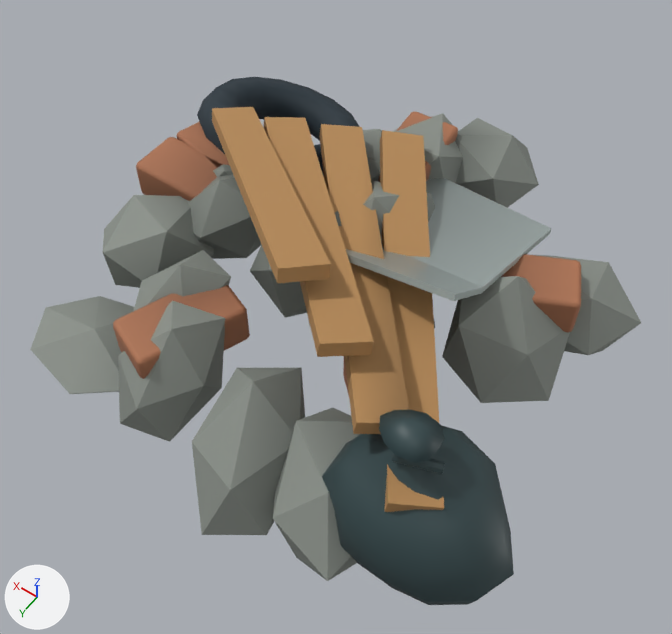
The glTF model public/assets/models/industrial-waste-low.glb as it was, and as the next commit left it.
Before and after are seen from a 50 mm lens placed at (-0.697, 0.975, 1.527), pointed at (-0.057, 0.079, 0.118). The axes (+X, +Y, +Z) are drawn at lower left. The lights are the same throughout. The older version comes first. Where no turn or scale is listed for an object, it has been applied to the vertices. Vertices at exactly the same position are counted once.

The first picture shows 'bent metal sheet', 'broken hollow brick', 'creased tied refuse sack', 'discarded pallet slat', 'discarded tyre', 'fractured concrete'.
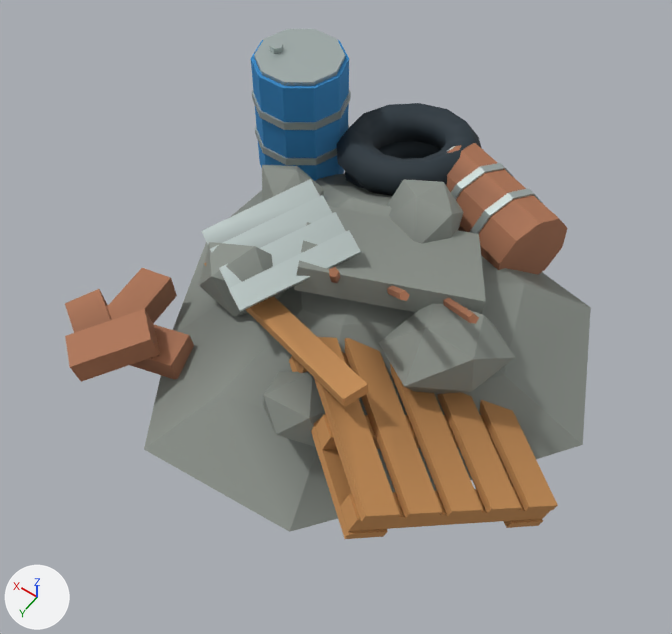
What differs and where, as boxes [x1, y1, x2, y2] in the pictures (672 x 634 px):
'fractured concrete', deleted
    before: [30, 113, 641, 581]
'rubble mound', added
    after: [144, 165, 591, 532]
'discarded pallet slat', deleted
    before: [212, 107, 444, 512]
'pallet deck board', added
    after: [204, 263, 558, 539]
'creased tied refuse sack', deleted
    before: [322, 410, 514, 605]
'bent rebar', added
    after: [65, 143, 568, 382]
'drum rolling hoop', added
    after: [201, 29, 541, 312]
'discarded tyre', reshaped, moved, turned
    before: [197, 77, 360, 174]
    after: [337, 103, 481, 196]
'broken hollow brick', deleted
    before: [113, 111, 581, 395]
'bent metal sheet', deleted
    before: [346, 178, 551, 301]
'steel drum', added (blue)
    after: [251, 40, 349, 181]

The change, as a list of edits to the scene's bpy script:
```text
Add mat_eco_blue:
    mat_eco_blue = bpy.data.materials.new('eco.blue')
    # nodes: BsdfPrincipled, Mix, OutputMaterial, VertexColor
    # colours: blue #3089c7, mixed with the vertex colours
Add mat_eco_wood:
    mat_eco_wood = bpy.data.materials.new('eco.wood')
    # nodes: BsdfPrincipled, Mix, OutputMaterial, VertexColor
    # colours: orange #c48c53, mixed with the vertex colours
Change me_toróide_003:
    used by ob_discarded_tyre; location = (0.32, -0.25, 0.16); rotation_euler = (0.3, -0.2, 0.3), in degrees (17, -11, 17)
    remove me_toróide_003.from_pydata(...)  # 96 vertices, 192 faces; spans x -0.192..0.192, y -0.192..0.192, z -0.041..0.041
    add me_toróide_003.from_pydata(...)  # 120 vertices, 240 faces; spans x -0.105..0.242, y -0.562..-0.22, z 0.022..0.214
    me_toróide_003 part 1: the whole mesh is rebuilt
Remove ob_bent_metal_sheet:
    ob_bent_metal_sheet = bpy.data.objects.new('bent metal sheet', me_bent_metal_sheet_003)
Remove ob_broken_hollow_brick:
    ob_broken_hollow_brick = bpy.data.objects.new('broken hollow brick', me_cubo_128)
Remove ob_creased_tied_refuse_sack:
    ob_creased_tied_refuse_sack = bpy.data.objects.new('creased tied refuse sack', me_creased_tied_refuse_sack_023)
Remove ob_discarded_pallet_slat:
    ob_discarded_pallet_slat = bpy.data.objects.new('discarded pallet slat', me_cubo_134)
Change ob_discarded_tyre:
    ob_discarded_tyre.location: (0.32, -0.25, 0.16) -> (0.0, 0.0, 0.0)
    ob_discarded_tyre.rotation_euler: (0.3, -0.2, 0.3) -> (0.05, 0.0, 0.0)  # degrees (17, -11, 17) -> degrees (2.9, 0, 0)
Remove ob_fractured_concrete:
    ob_fractured_concrete = bpy.data.objects.new('fractured concrete', me_esfera_icosaédrica_069)
Add ob_drum_rolling_hoop:
    ob_drum_rolling_hoop = bpy.data.objects.new('drum rolling hoop', me_cylinder_047)  # 180 vertices, 324 faces; spans x -0.239..0.439, y -0.479..0.242, z -0.004..0.322
    ob_drum_rolling_hoop.location = (0.0, 0.0, 0.0)
Add ob_steel_drum:
    ob_steel_drum = bpy.data.objects.new('steel drum', me_cylinder_046)  # a 10-sided cylinder along z spanning x -0.105..0.105, y -0.1..0.1, z -0.15..0.15
    ob_steel_drum.location = (0.33, -0.33, 0.15)
Add ob_pallet_deck_board:
    ob_pallet_deck_board = bpy.data.objects.new('pallet deck board', me_cube_080)  # 88 vertices, 132 faces; spans x -0.58..0.204, y -0.074..0.452, z -0.016..0.251
    ob_pallet_deck_board.location = (0.0, 0.0, 0.0)
Add ob_bent_rebar:
    ob_bent_rebar = bpy.data.objects.new('bent rebar', me_cylinder_043)  # 82 vertices, 132 faces; spans x -0.341..0.452, y -0.482..0.449, z -0.015..0.398
    ob_bent_rebar.location = (0.0, 0.0, 0.0)
Add ob_rubble_mound:
    ob_rubble_mound = bpy.data.objects.new('rubble mound', me_rubble_mound_001)  # 99 vertices, 162 faces; spans x -0.554..0.376, y -0.435..0.461, z -0.02..0.282
    ob_rubble_mound.location = (0.0, 0.0, 0.0)
```
